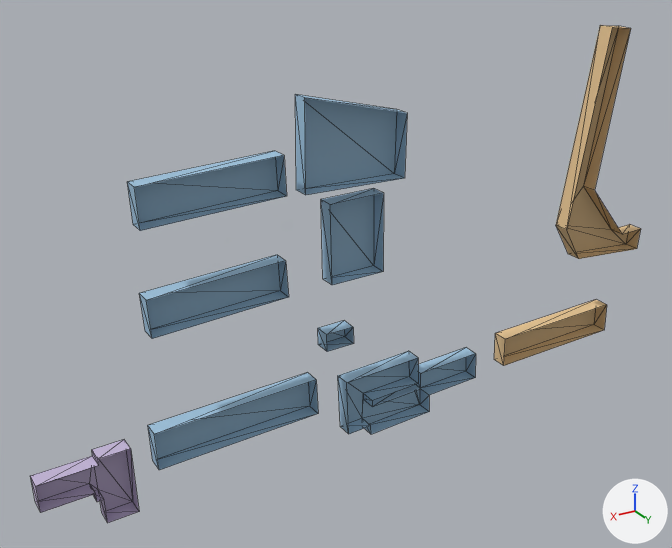
An edit to the OBJ model src/kickboard_sim/models/knu_campus/meshes/buildings_k11.obj, drawn before and after from the same camera.
Camera for both pictures: a 50 mm camera at (0.0, 365.0, -129.0) aimed at (-227.0, -13.0, -318.0). The axes (+X, +Y, +Z) are drawn at lower right. The lights are the same throughout. The older version comes first. Mesh edges are drawn as thin lines. Where no turn or scale is listed for an object, it has been applied to the vertices.

Script lines for the objects in view, before the commit:
```python
me_buildings_k11 = bpy.data.meshes.new('buildings_k11')
me_buildings_k11.from_pydata(...)  # 120 vertices, 160 faces; spans x -437.0..-62.0, y -9.0..0.0, z -412.0..-205.0
# faces by material slot: [76, 24, 20, 8, 24, 8]
me_buildings_k11.materials.append(mat_zone4)  # blue #9dc1db
me_buildings_k11.materials.append(mat_roof4)  # blue #8aaac1
me_buildings_k11.materials.append(mat_zone5)  # pale blue #c4b5d7
me_buildings_k11.materials.append(mat_roof5)  # greyish purple #ac9fbe
me_buildings_k11.materials.append(mat_zone2)  # beige #e5c391
me_buildings_k11.materials.append(mat_roof2)  # brown #c9ab7f
ob_buildings_k11 = bpy.data.objects.new('buildings_k11', me_buildings_k11)
ob_buildings_k11.location = (0.0, 0.0, 0.0)
```
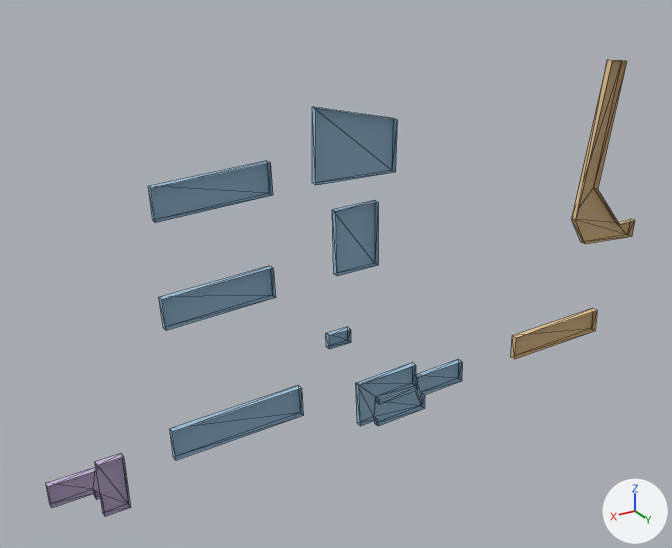
Boxes [x1, y1, x2, y2] around the edits, measured in the pictures (672 x 548 px; the box of a moved part takes in the faces that stretch with it):
```json
{"object": "buildings_k11", "change": "reshaped", "before": [31, 25, 641, 523], "after": [46, 60, 635, 516], "on screen": "8% shorter"}
{"part": 1, "of": "me_buildings_k11", "change": "moved or reshaped", "before": [127, 151, 287, 231], "after": [148, 161, 273, 223]}
{"part": 2, "of": "me_buildings_k11", "change": "moved or reshaped", "before": [139, 255, 289, 339], "after": [159, 266, 276, 331]}
{"part": 3, "of": "me_buildings_k11", "change": "moved or reshaped", "before": [148, 373, 318, 470], "after": [170, 385, 303, 460]}
{"part": 4, "of": "me_buildings_k11", "change": "moved or reshaped", "before": [31, 440, 139, 523], "after": [46, 453, 131, 516]}
{"part": 5, "of": "me_buildings_k11", "change": "moved or reshaped", "before": [338, 347, 476, 434], "after": [356, 359, 462, 426]}
{"part": 6, "of": "me_buildings_k11", "change": "moved or reshaped", "before": [494, 300, 607, 366], "after": [511, 309, 597, 359]}
{"part": 7, "of": "me_buildings_k11", "change": "moved or reshaped", "before": [321, 188, 384, 285], "after": [332, 200, 378, 276]}
{"part": 8, "of": "me_buildings_k11", "change": "moved or reshaped", "before": [318, 321, 354, 352], "after": [326, 327, 351, 349]}
{"part": 9, "of": "me_buildings_k11", "change": "moved or reshaped", "before": [556, 25, 641, 259], "after": [571, 60, 635, 244]}
{"part": 10, "of": "me_buildings_k11", "change": "moved or reshaped", "before": [295, 94, 407, 195], "after": [312, 107, 397, 185]}
```

The change, as JSON lines over the scene's bpy script:
```json
{"block": "me_buildings_k11", "where": "# used by ob_buildings_k11; location = (0.0, 0.0, 0.0)"}
{"op": "remove", "block": "me_buildings_k11", "code": "me_buildings_k11.from_pydata(...)  # 120 vertices, 160 faces; spans x -437.0..-62.0, y -9.0..0.0, z -412.0..-205.0"}
{"op": "add", "block": "me_buildings_k11", "code": "me_buildings_k11.from_pydata(...)  # 120 vertices, 160 faces; spans x -430.0..-68.0, y -3.0..0.0, z -408.0..-223.0"}
{"block": "me_buildings_k11", "change": "me_buildings_k11 part 1: the loose piece of 8 vertices spanning x -192.0..-120.0, y -9.0..0.0, z -270.0..-247.0 is scaled about its middle by (0.8, 0.386, 0.8), then moved by (0.0, 3.0, 0.0)"}
{"block": "me_buildings_k11", "change": "me_buildings_k11 part 2: the loose piece of 8 vertices spanning x -192.0..-121.0, y -9.0..0.0, z -322.0..-298.0 is scaled about its middle by (0.8, 0.386, 0.8), then moved by (0.0, 3.0, 0.0)"}
{"block": "me_buildings_k11", "change": "me_buildings_k11 part 3: the loose piece of 8 vertices spanning x -208.0..-119.0, y -9.0..0.0, z -392.0..-368.0 is scaled about its middle by (0.8, 0.386, 0.8), then moved by (0.0, 3.0, 0.0)"}
{"block": "me_buildings_k11", "change": "me_buildings_k11 part 4: the loose piece of 20 vertices spanning x -108.0..-62.0, y -9.0..0.0, z -412.0..-375.0 is scaled about its middle by (0.8, 0.386, 0.8), then moved by (-1.0, 3.0, 0.0)"}
{"block": "me_buildings_k11", "change": "me_buildings_k11 part 5: the loose piece of 28 vertices spanning x -313.0..-225.0, y -9.0..0.0, z -412.0..-373.0 is scaled about its middle by (0.8, 0.386, 0.8), then moved by (1.0, 3.0, 0.0)"}
{"block": "me_buildings_k11", "change": "me_buildings_k11 part 6: the loose piece of 8 vertices spanning x -416.0..-333.0, y -9.0..0.0, z -396.0..-375.0 is scaled about its middle by (0.8, 0.386, 0.8), then moved by (0.0, 3.0, 0.0)"}
{"block": "me_buildings_k11", "change": "me_buildings_k11 part 7: the loose piece of 8 vertices spanning x -247.0..-215.0, y -9.0..0.0, z -317.0..-274.0 is scaled about its middle by (0.8, 0.386, 0.8), then moved by (0.0, 3.0, 0.0)"}
{"block": "me_buildings_k11", "change": "me_buildings_k11 part 8: the loose piece of 8 vertices spanning x -229.0..-213.0, y -9.0..0.0, z -353.0..-343.0 is scaled about its middle by (0.8, 0.386, 0.8), then moved by (0.0, 3.0, 0.0)"}
{"block": "me_buildings_k11", "change": "me_buildings_k11 part 9: the loose piece of 16 vertices spanning x -437.0..-374.0, y -9.0..0.0, z -342.0..-205.0 is scaled about its middle by (0.8, 0.386, 0.8), then moved by (0.0, 3.0, -4.0)"}
{"block": "me_buildings_k11", "change": "me_buildings_k11 part 10: the loose piece of 8 vertices spanning x -259.0..-202.0, y -9.0..0.0, z -268.0..-222.0 is scaled about its middle by (0.8, 0.386, 0.8), then moved by (0.0, 3.0, -1.0)"}
```
